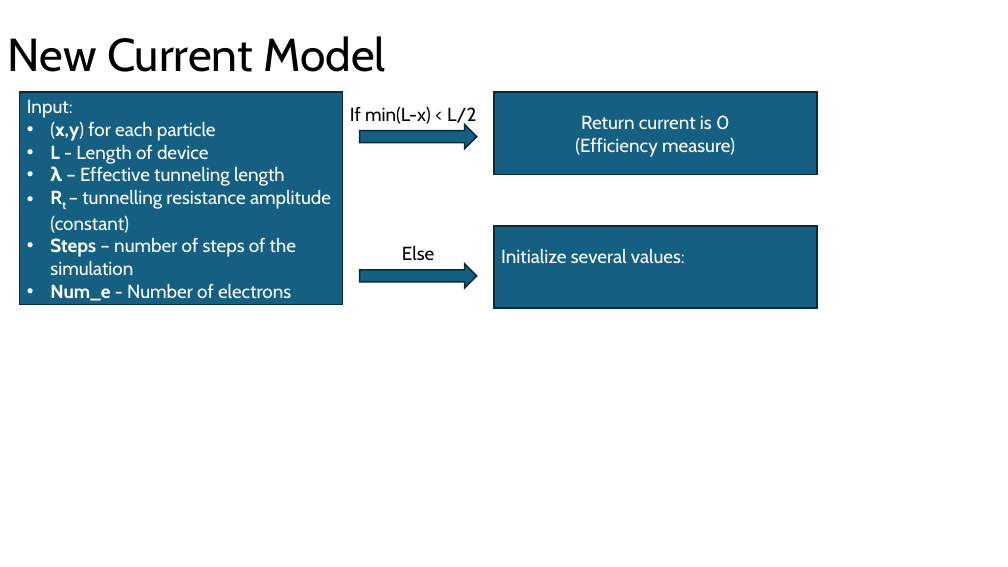
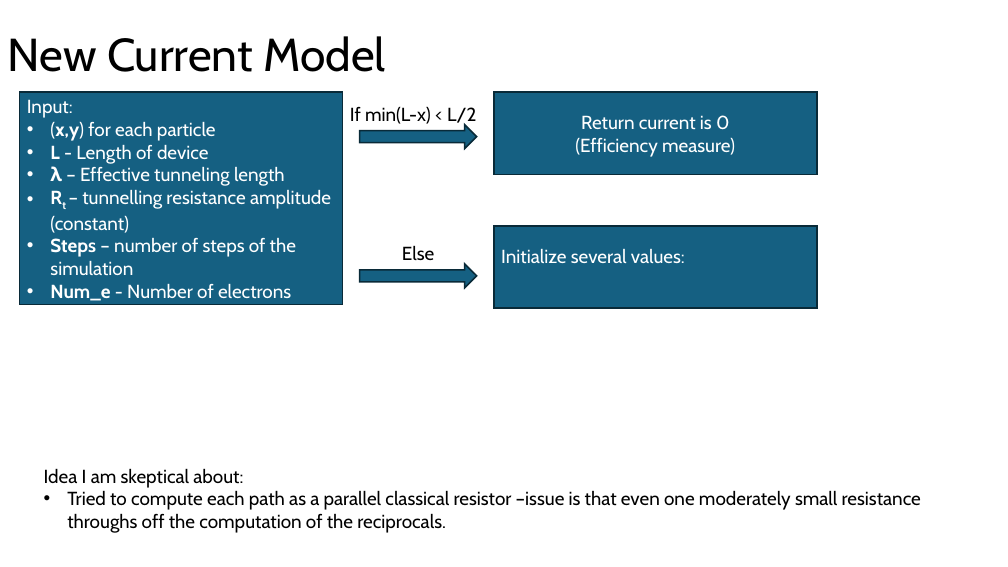
Before and after one commit to SamuelMoor-Smith/DendriticGrowthSimulation, a slide deck: slide 5 of Meeting presentations/Week of Dec1.pptx. Drawn at 1008x567 pixels with LibreOffice and Linux fonts; fonts in the diff are those of the drawing. Boxes give left, top, right and bottom in pixels: in the first picture for what was removed or moved away, otherwise in the second. Text is boxed around its words. In the diff, an @@ line names an element or a change of style, - is before the commit and + after.

```diff
--- a/Meeting presentations/Week of Dec1.pptx
+++ b/Meeting presentations/Week of Dec1.pptx
@@ text added at [44,468,921,533], 18 pt, text #000000 @@
+Idea I am skeptical about:
+• Tried to compute each path as a parallel classical resistor –issue is that even one moderately small resistance throughs off the computation of the reciprocals.
```
Also in this commit, not shown: 2 other slides changed, 4 other files.
